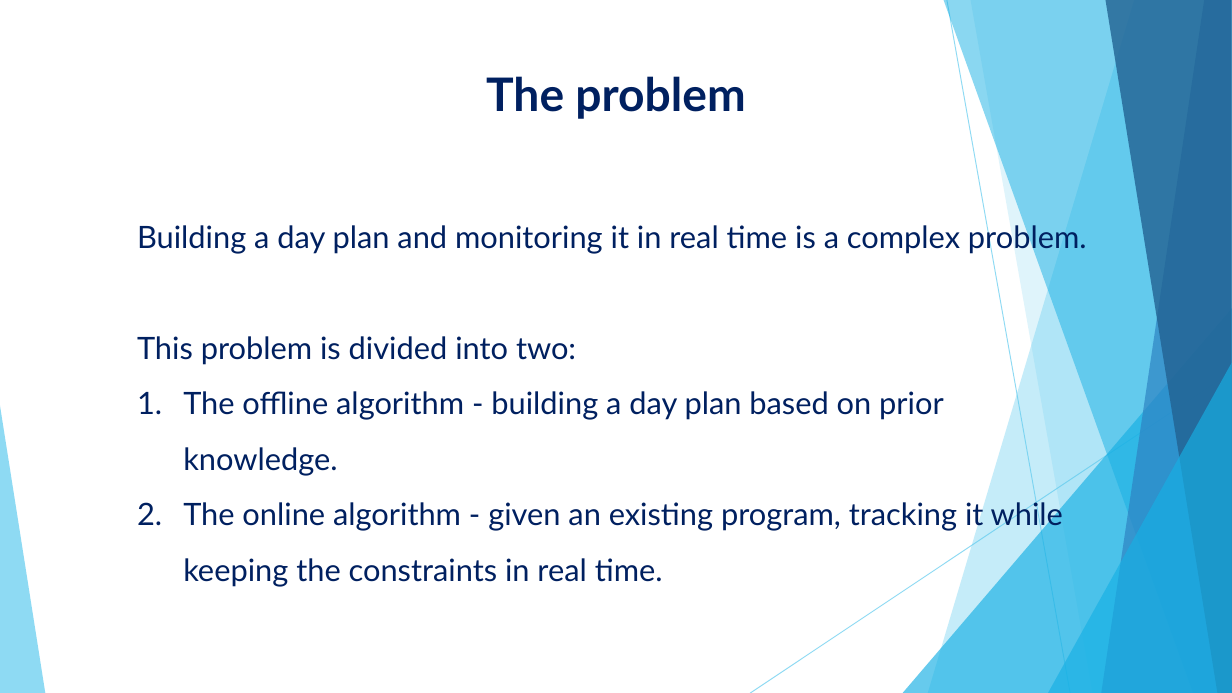
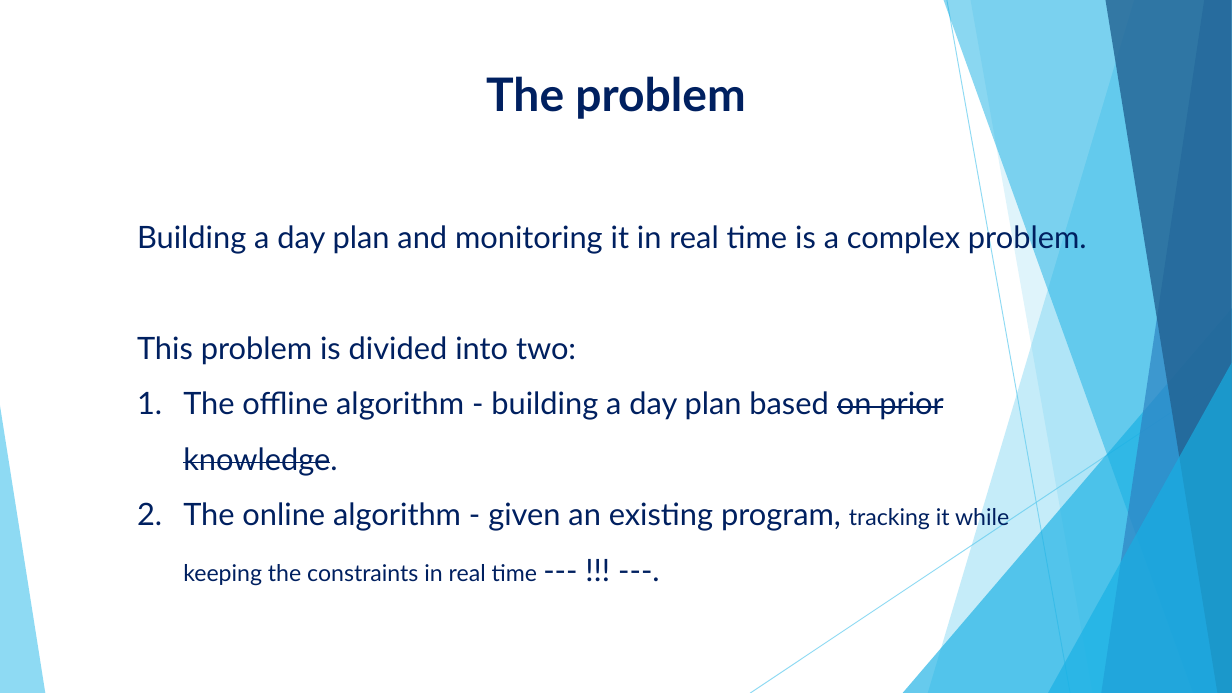
Before and after one commit to Cohen-Yoav/Project-A---Airport-Management, a slide deck: slide 3 of חומר עזר לפרויקט/project_A.pptx. Drawn at 1232x693 pixels with LibreOffice and Linux fonts; fonts in the diff are those of the drawing. Boxes give left, top, right and bottom in pixels: in the first picture for what was removed or moved away, otherwise in the second. Text is boxed around its words. In the diff, an @@ line names an element or a change of style, - is before the commit and + after.

```diff
--- a/חומר עזר לפרויקט/project_A.pptx
+++ b/חומר עזר לפרויקט/project_A.pptx
@@ text at [183, 391, 944, 476]: strikethrough on in "on prior knowledge." @@
@@ text at [183, 502, 1009, 586]: text changed @@
-2. The online algorithm - given an existing program, tracking it while keeping the constraints in real time.
+2. The online algorithm - given an existing program, tracking it while keeping the constraints in real time --- !!! ---.
```
Also in this commit, not shown: 3 other slides changed, 1 slide added, 2 slides removed, 5 other files.
